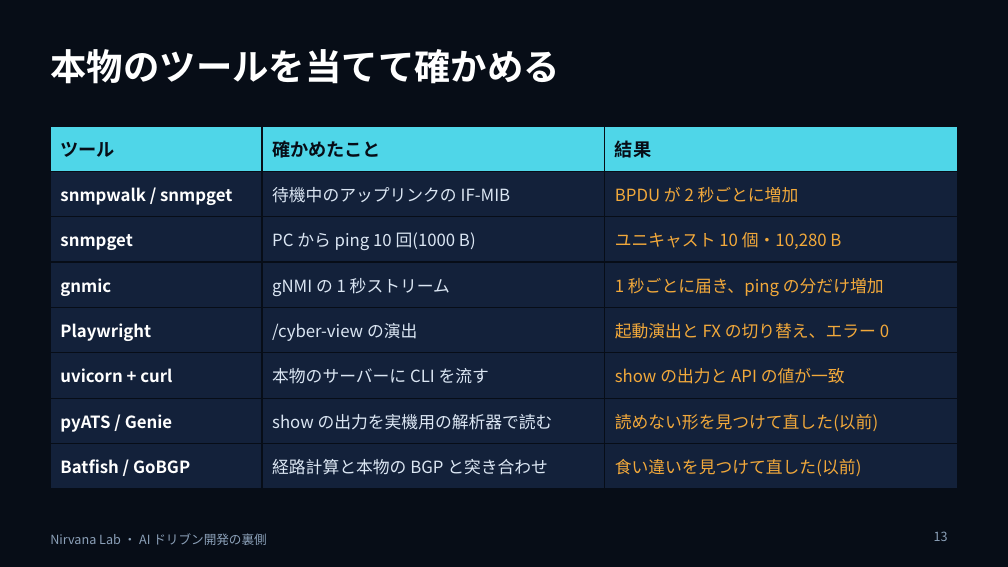
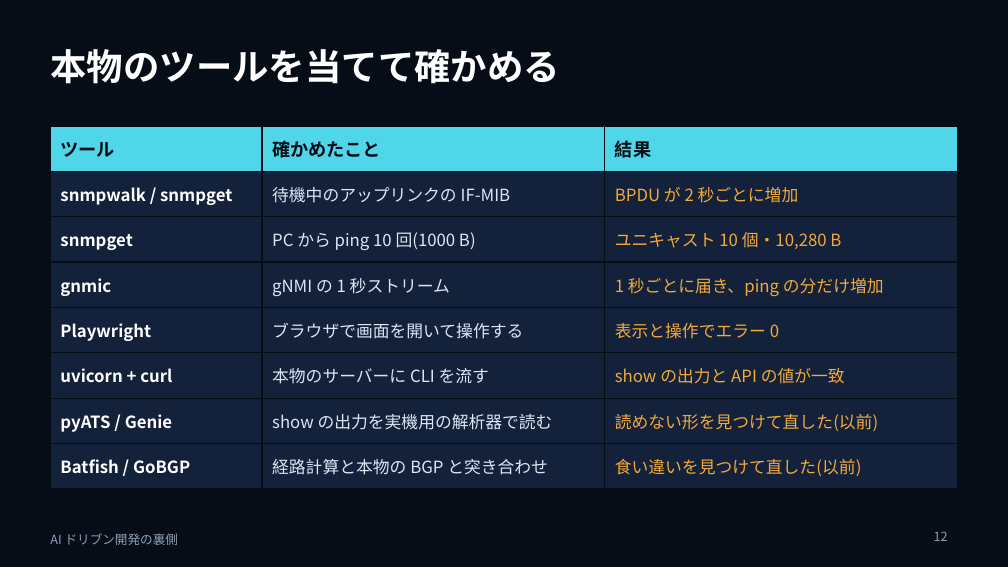
Before and after one commit to w-index-m/nirvana-lab, a slide deck: slide 12 of docs/ai-driven-dev-behind-the-scenes.pptx (slide 13 before the commit). Drawn at 1008x567 pixels with LibreOffice and Linux fonts; fonts in the diff are those of the drawing. Boxes give left, top, right and bottom in pixels: in the first picture for what was removed or moved away, otherwise in the second. Text is boxed around its words. In the diff, an @@ line names an element or a change of style, - is before the commit and + after.

```diff
--- a/docs/ai-driven-dev-behind-the-scenes.pptx
+++ b/docs/ai-driven-dev-behind-the-scenes.pptx
@@ table at (50, 126, 958, 480) @@
-row 5, column 2: /cyber-view の演出
+row 5, column 2: ブラウザで画面を開いて操作する
-row 5, column 3: 起動演出と FX の切り替え、エラー 0
+row 5, column 3: 表示と操作でエラー 0
@@ text at (50, 533, 179, 545): text changed @@
-Nirvana Lab ・ AI ドリブン開発の裏側
+AI ドリブン開発の裏側
@@ page number at (934, 531, 948, 541): text changed @@
-13
+12
```
Also in this commit, not shown: 20 other slides changed, 1 slide added, 4 slides removed, 3 other files.
